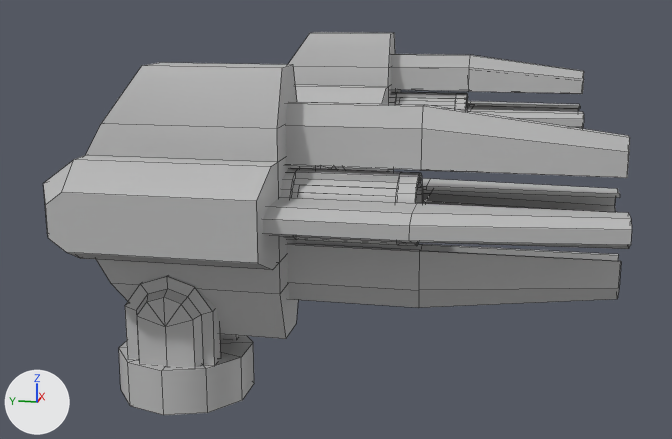
The FBX model Parts/Gauss Cannon/GaussCannon.fbx, before and after one commit.
Before and after are seen from a 50 mm lens placed at (-0.728, -0.091, 1.767), pointed at (-0.004, 0.054, 1.586). The axes (+X, +Y, +Z) are drawn at lower left. The lights are the same throughout. Mesh edges are drawn as thin lines. Where no turn or scale is listed for an object, it has been applied to the vertices.

Script lines for the objects in view, before the commit:
```python
me_mesh = bpy.data.meshes.new('Mesh')
me_mesh.from_pydata(...)  # 484 vertices, 520 faces; spans x -0.069..0.069, y -0.254..0.066, z -0.016..0.196
me_mesh.materials.append(mat_lambert1)  # grey #bcbcbc
me_mesh_001 = bpy.data.meshes.new('Mesh.001')
me_mesh_001.from_pydata(...)  # 484 vertices, 520 faces; spans x -0.069..0.069, y -0.254..0.066, z -0.016..0.196
me_mesh_001.materials.append(mat_lambert1)  # grey #bcbcbc
ob_gausscannon_left = bpy.data.objects.new('GaussCannon_Left', me_mesh)
ob_gausscannon_left.location = (0.2132, 0.1067, 1.5299)
ob_gausscannon_right = bpy.data.objects.new('GaussCannon_Right', me_mesh_001)
ob_gausscannon_right.location = (-0.2132, 0.1067, 1.5299)
```
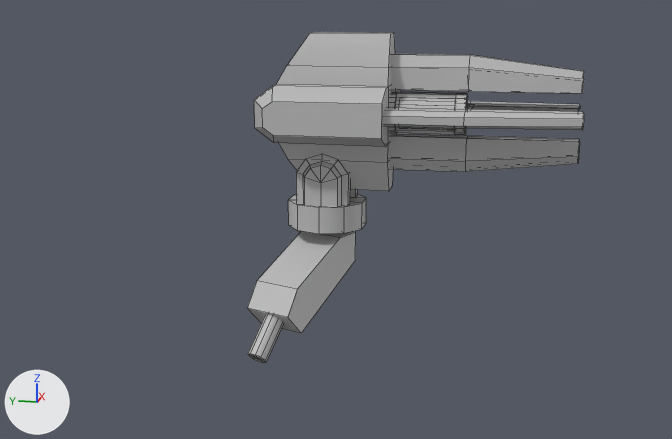
Changed parts and their boxes (x1, y1, x2, y2) in the pictures (672 x 439 px):
'GaussCannon_Right', deleted
    before: (43, 62, 632, 415)
'polySurface3', added
    after: (248, 231, 356, 363)

Patch to the scene script:
```diff
--- a/Parts/Gauss Cannon/GaussCannon.fbx.py
+++ b/Parts/Gauss Cannon/GaussCannon.fbx.py
@@ me_mesh_001_1 @@
+me_mesh_001_1.from_pydata(...)  # 34 vertices, 38 faces; spans x -0.075..0.075, y -0.046..0.046, z -0.053..0.053
+me_mesh_001_1.materials.append(mat_lambert1)  # grey #bcbcbc
@@ ob_gausscannon_right @@
-ob_gausscannon_right = bpy.data.objects.new('GaussCannon_Right', me_mesh_001)
-ob_gausscannon_right.location = (-0.2132, 0.1067, 1.5299)
@@ ob_polysurface3 @@
+ob_polysurface3 = bpy.data.objects.new('polySurface3', me_mesh_001_1)
+ob_polysurface3.location = (0.1611, 0.1233, 1.4652)
```
